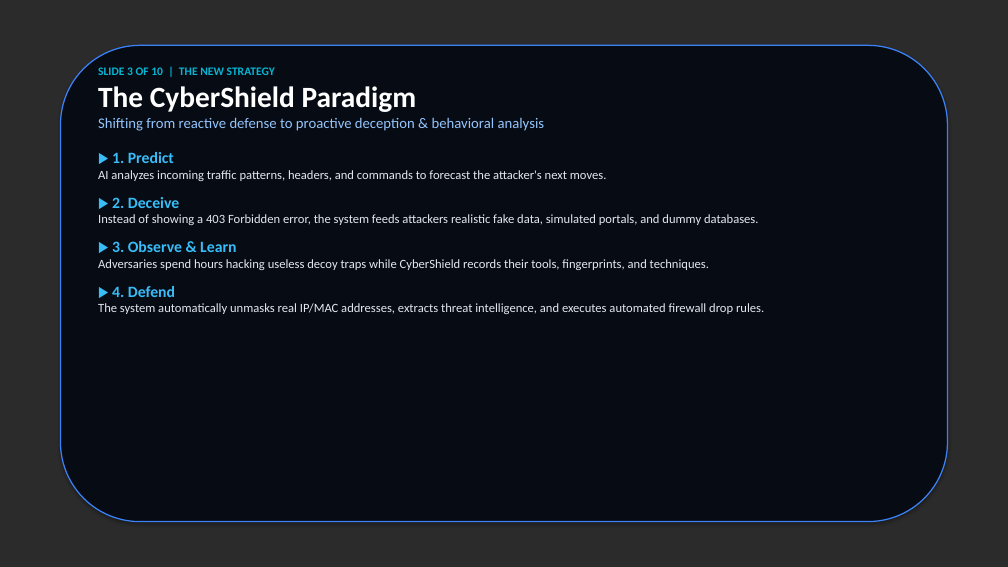
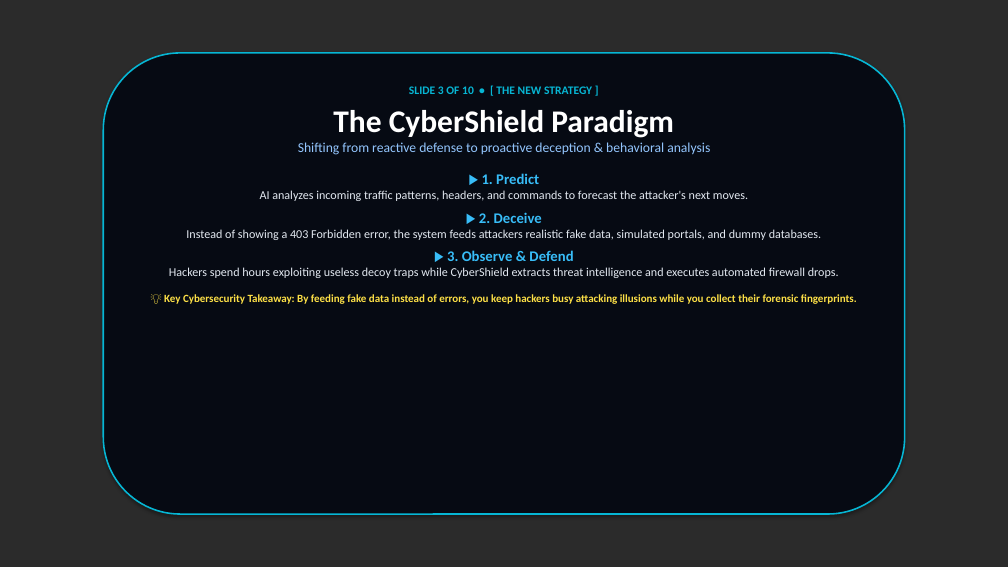
Before and after one commit to kushal-naga-sai-balaji/CyberShield, a slide deck: slide 3 of frontend/public/CyberShield_Presentation.pptx. Drawn at 1008x567 pixels with LibreOffice and Linux fonts; fonts in the diff are those of the drawing; background and template pictures are left out; a plain dark background stands for a picture behind light text. Boxes give left, top, right and bottom in pixels: in the first picture for what was removed or moved away, otherwise in the second. Text is boxed around its words. In the diff, an @@ line names an element or a change of style, - is before the commit and + after.

Commit message:
Update PowerPoint and Slide Viewer with centered symmetrical card layout over background images

```diff
--- a/frontend/public/CyberShield_Presentation.pptx
+++ b/frontend/public/CyberShield_Presentation.pptx
@@ rounded rectangle: place and size @@
-rounded rectangle at (60, 45, 948, 522)
+rounded rectangle at (104, 53, 905, 514)
@@ rounded rectangle at (104, 53, 905, 514): fill #070B14 to #060A13; outline #3B82F6 1.2 pt to #06B6D4 1.5 pt @@
@@ text "SLIDE 3 OF 10 • ...": place and size @@
-text "SLIDE 3 OF 10 • ..." at (98, 67, 764, 314)
+text "SLIDE 3 OF 10 • ..." at (164, 86, 857, 304)
@@ text at (409, 86, 592, 94): text changed @@
-SLIDE 3 OF 10 | THE NEW STRATEGY
+SLIDE 3 OF 10 • [ THE NEW STRATEGY ]
@@ text at (186, 110, 821, 240): size 28 to 30 pt in "The CyberShield Paradigm"; size 14 to 13 pt in "Shifting from reactive defense to proactive deception ..."; size 15 to 14 pt in "▶ 1. Predict", "▶ 2. Deceive"; size 12 to 11.5 pt in "AI analyzes incoming traffic patterns, headers, and ...", "Instead of showing a 403 Forbidden error, ..."; alignment left to centre; more space between paragraphs; less space between paragraphs @@
@@ text at (164, 250, 857, 304): text changed; size 12 to 10.5 pt; text colour #E2E8F0 to #FDE047; bold on @@
-▶ 3. Observe & Learn
-Adversaries spend hours hacking useless decoy traps while CyberShield records their tools, fingerprints, and techniques.
-▶ 4. Defend
-The system automatically unmasks real IP/MAC addresses, extracts threat intelligence, and executes automated firewall drop rules.
+▶ 3. Observe & Defend
+Hackers spend hours exploiting useless decoy traps while CyberShield extracts threat intelligence and executes automated firewall drops.
+💡 Key Cybersecurity Takeaway: By feeding fake data instead of errors, you keep hackers busy attacking illusions while you collect their forensic fingerprints.
```
Also in this commit, not shown: 8 other slides changed, 1 slide added, 1 slide removed, 3 other files.
